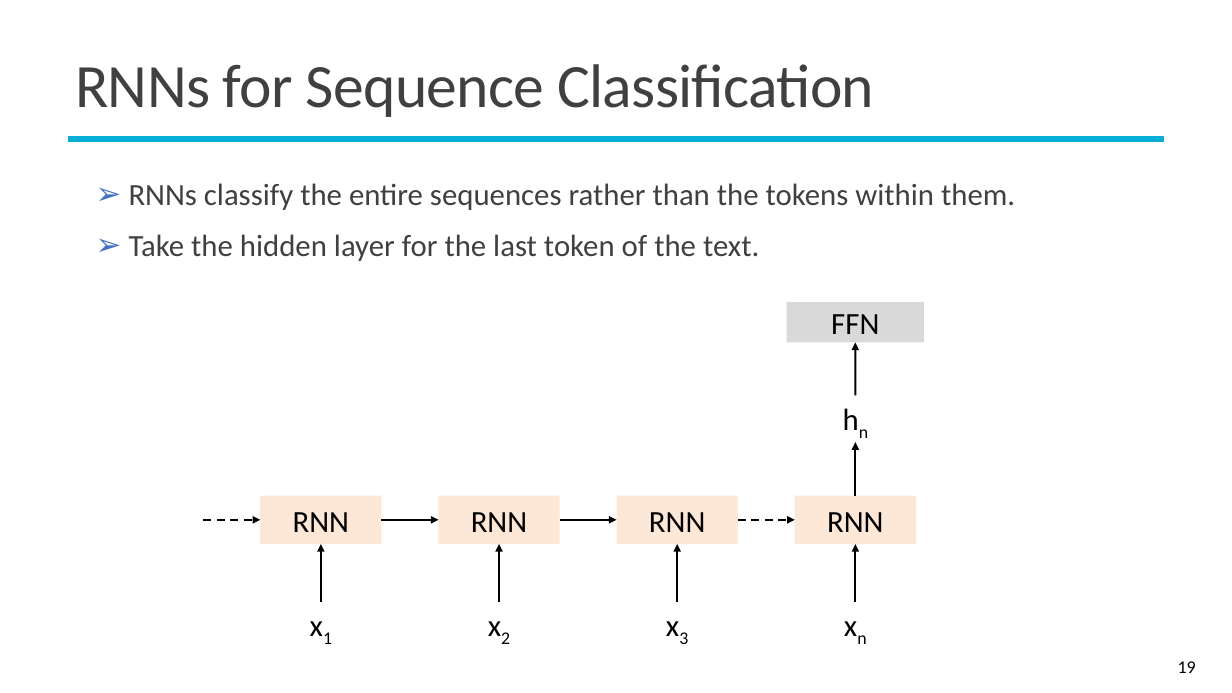
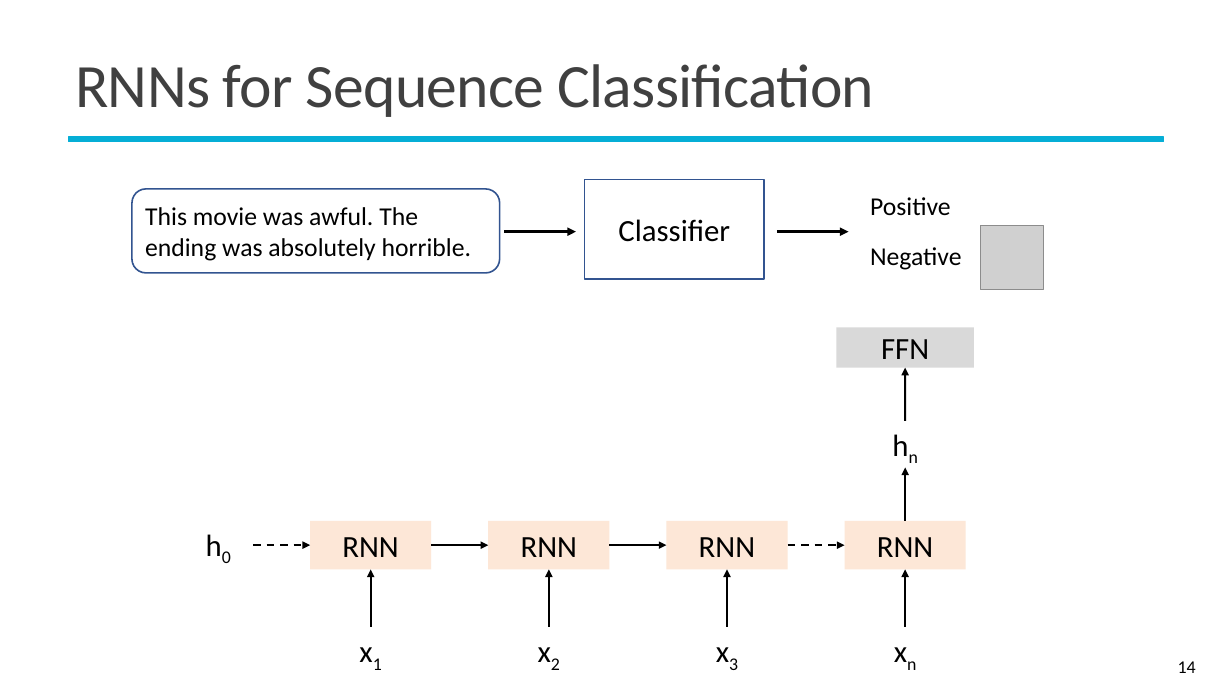
Before and after one commit to mcps5601/CGUDL_2025_Spring, a slide deck: slide 14 of slides/RNN_0331.pptx (slide 19 before the commit). Drawn at 1232x693 pixels with LibreOffice and Linux fonts; fonts in the diff are those of the drawing; grey boxes stand for pictures; background and template pictures are left out. Boxes give left, top, right and bottom in pixels: in the first picture for what was removed or moved away, otherwise in the second. Text is boxed around its words. In the diff, an @@ line names an element or a change of style, - is before the commit and + after.

Commit message:
chore: minor update the slide

```diff
--- a/slides/RNN_0331.pptx
+++ b/slides/RNN_0331.pptx
@@ rectangle added at (x1=585, y1=179, x2=765, y2=278), outline #325491 1.25 pt, 24 pt, text #000000 @@
+Classifier
@@ text removed at (x1=129, y1=183, x2=1015, y2=261) @@
-➢ RNNs classify the entire sequences rather than the tokens within them.
-➢ Take the hidden layer for the last token of the text.
@@ rounded rectangle added at (x1=132, y1=189, x2=500, y2=273), outline #325491 1.25 pt, 20 pt, text #000000 @@
+This movie was awful. The ending was absolutely horrible.
@@ text added at (x1=870, y1=197, x2=951, y2=215), 20 pt, text #000000 @@
+Positive
@@ arrow added from (505, 232) to (576, 232), #000000 2.25 pt @@
@@ arrow added from (777, 232) to (848, 232), #000000 2.25 pt @@
@@ picture added at (x1=981, y1=226, x2=1043, y2=289) @@
@@ text added at (x1=870, y1=247, x2=962, y2=270), 20 pt, text #000000 @@
+Negative
@@ 10 arrows, 5 texts, 5 rectangles moved together from (x1=203, y1=302, x2=924, y2=648) to (x1=253, y1=327, x2=974, y2=674) @@
@@ text added at (x1=189, y1=521, x2=248, y2=567), 24 pt, text #000000 @@
+h0
@@ page number at (x1=1178, y1=661, x2=1196, y2=673): text changed @@
-19
+14
```
Also in this commit, not shown: 6 other slides changed, 1 slide added, 6 slides removed.
